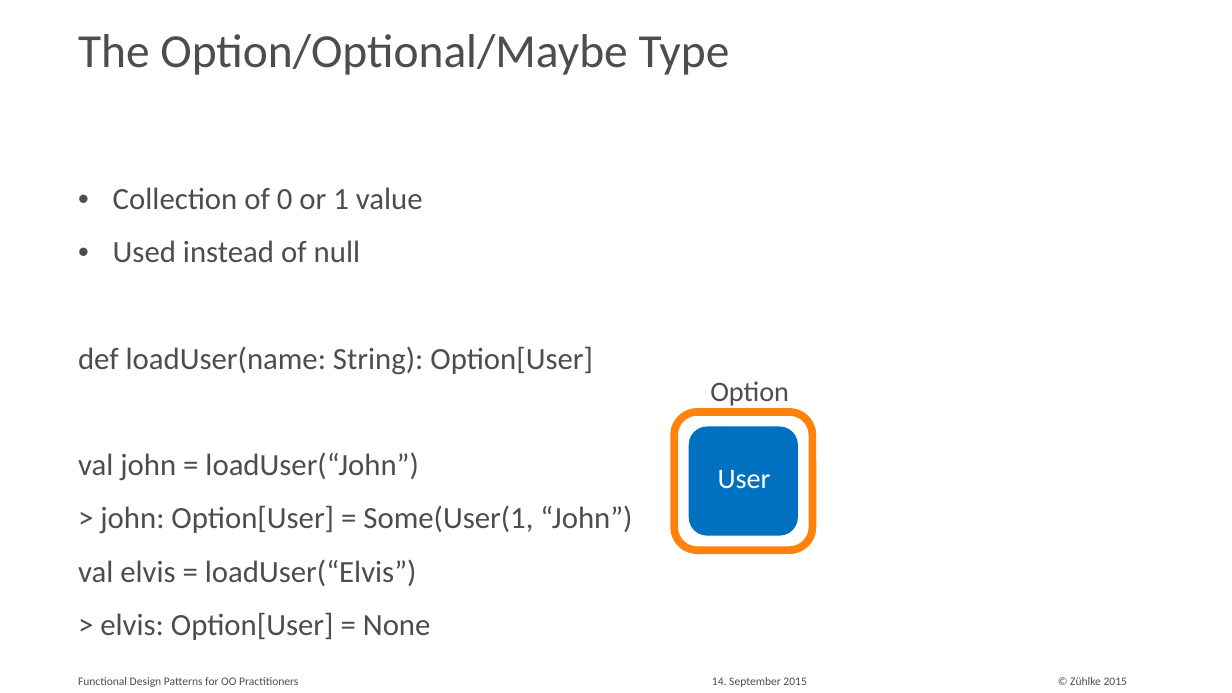
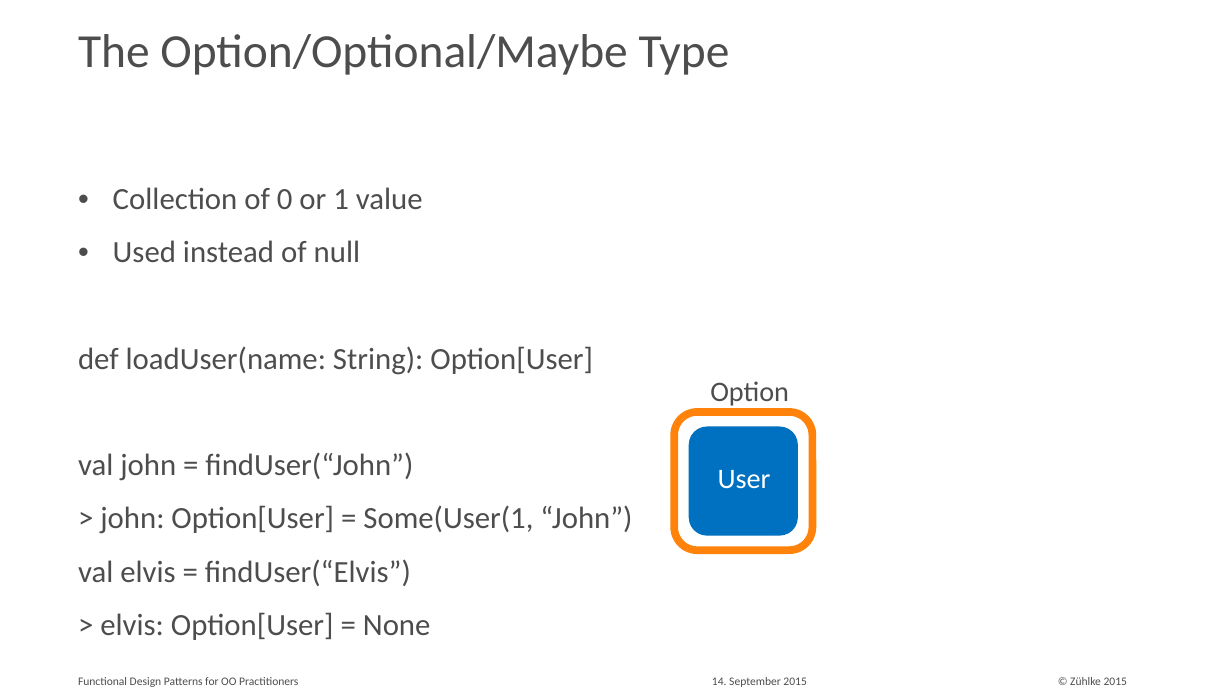
Before and after one commit to aax/zdays-fp-patterns, a slide deck: slide 18 of Functional Design Patterns for OO Practitioners.pptx. Drawn at 1232x693 pixels with LibreOffice and Linux fonts; fonts in the diff are those of the drawing. Boxes give left, top, right and bottom in pixels: in the first picture for what was removed or moved away, otherwise in the second. Text is boxed around its words. In the diff, an @@ line names an element or a change of style, - is before the commit and + after.

```diff
--- a/Functional Design Patterns for OO Practitioners.pptx
+++ b/Functional Design Patterns for OO Practitioners.pptx
@@ text at (78, 453, 413, 481): text changed @@
-val john = loadUser(“John”)
+val john = findUser(“John”)
@@ text at (78, 559, 411, 586): text changed @@
-val elvis = loadUser(“Elvis”)
+val elvis = findUser(“Elvis”)
```
Also in this commit, not shown: 8 other slides changed, 3 other files.
